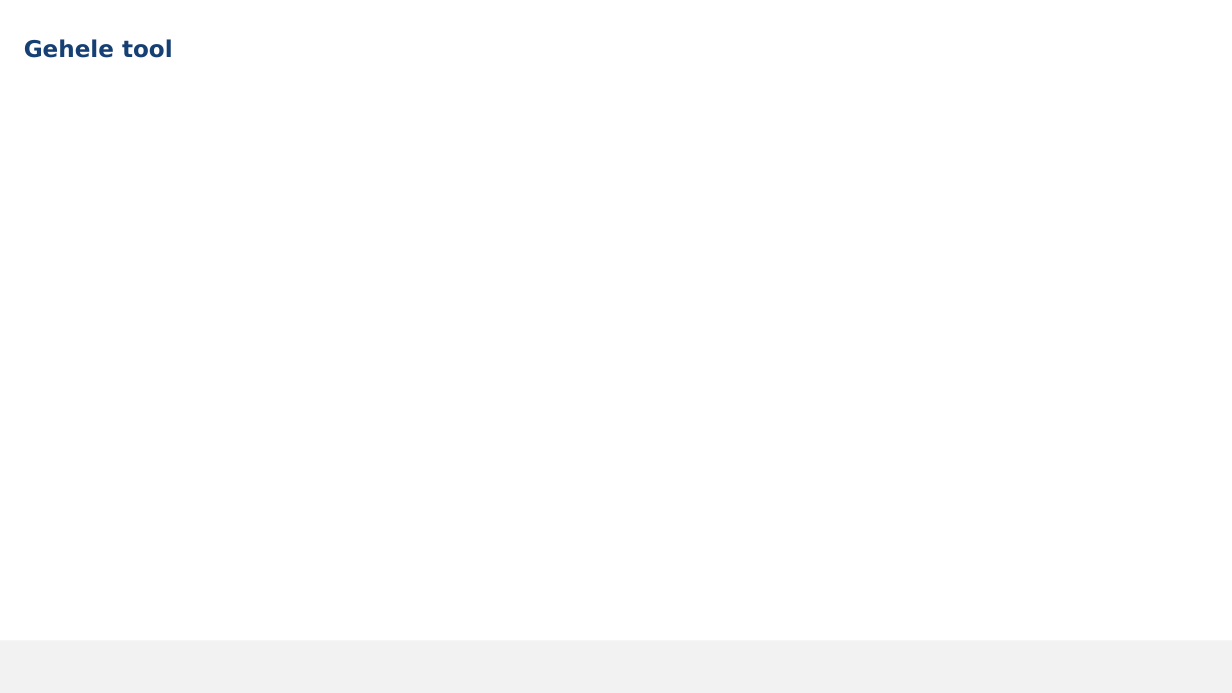
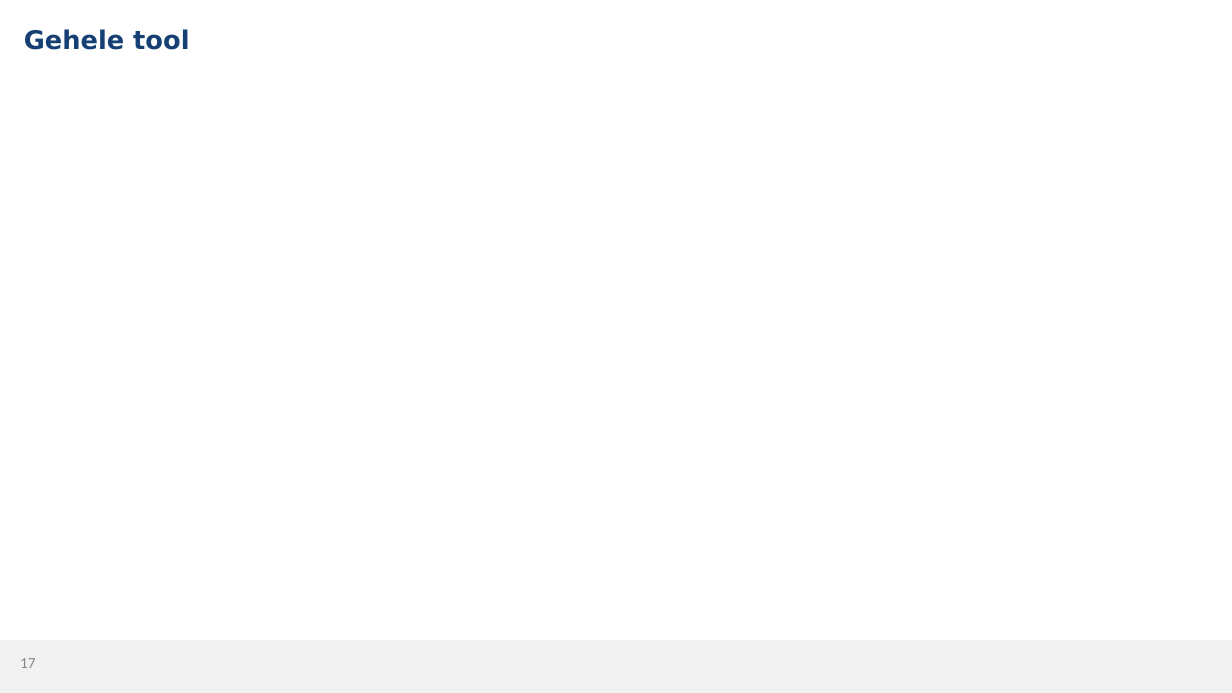
Before and after one commit to MikaG-1952764/masterproef, a slide deck: slide 17 of MP2526_Verdediging.pptx. Drawn at 1232x693 pixels with LibreOffice and Linux fonts; fonts in the diff are those of the drawing; background and template pictures are left out. Boxes give left, top, right and bottom in pixels: in the first picture for what was removed or moved away, otherwise in the second. Text is boxed around its words. In the diff, an @@ line names an element or a change of style, - is before the commit and + after.

```diff
--- a/MP2526_Verdediging.pptx
+++ b/MP2526_Verdediging.pptx
@@ title "Gehele tool": place and size @@
-title "Gehele tool" at [24,39,173,58]
+title "Gehele tool" at [24,29,189,50]
@@ title "Gehele tool" at [24,29,189,50]: size 18 to 20 pt @@
@@ page number added at [20,658,36,668], 12 pt, text #898989 @@
+17
```
Also in this commit, not shown: 35 other slides changed, 1 slide added, 1 slide removed, 1 other file.
